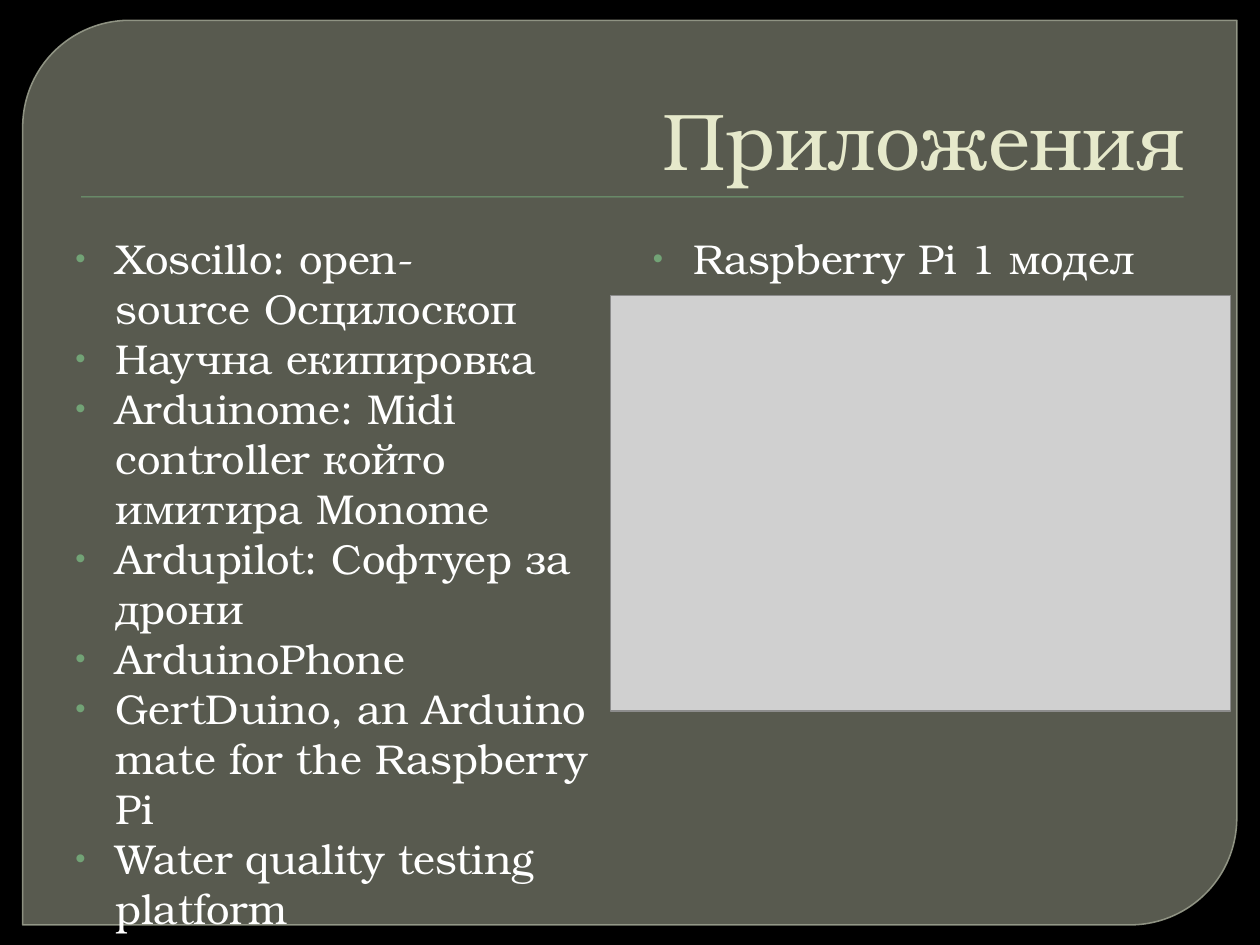
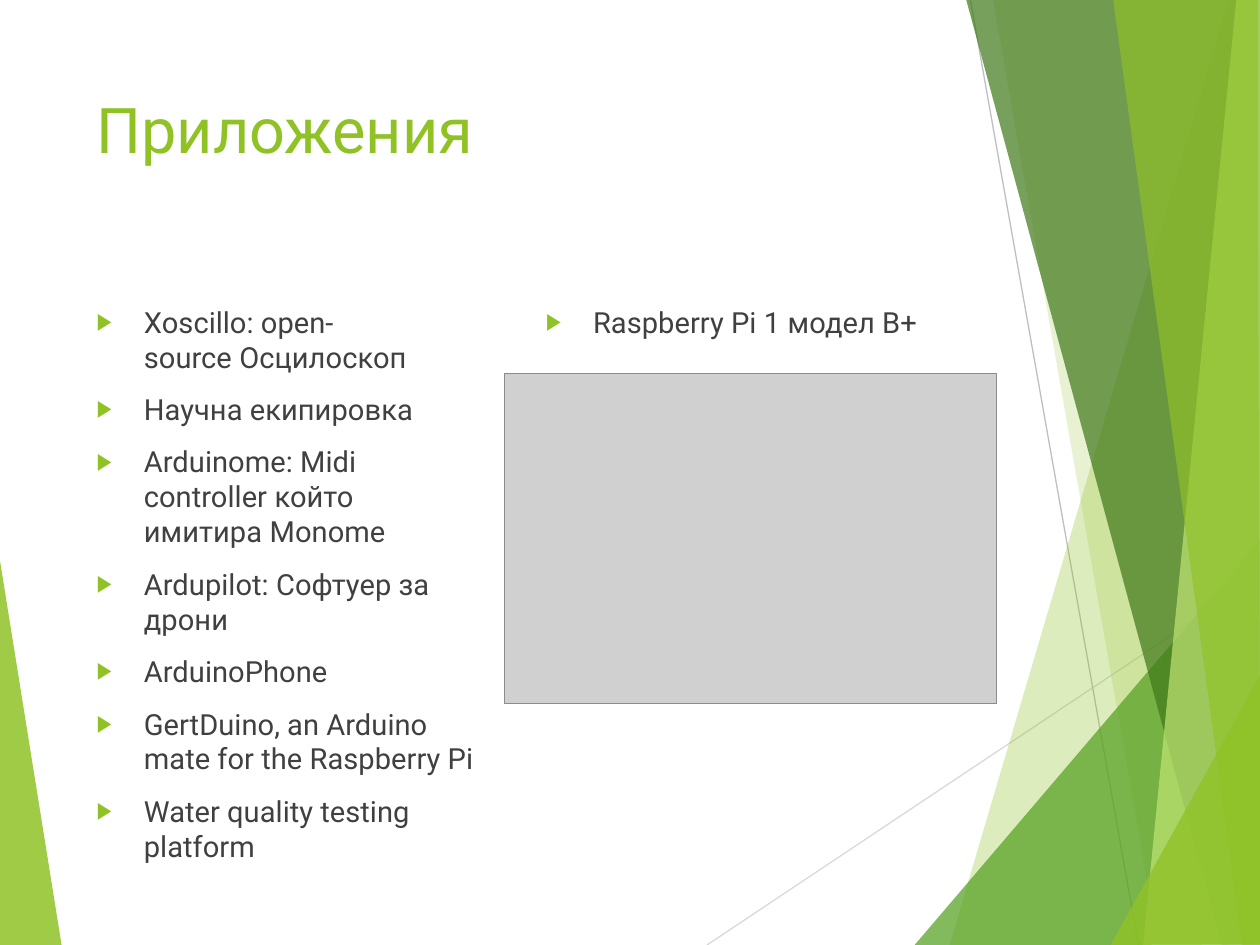
Before and after one commit to IvanovvAlex/School-Education, a slide deck: slide 9 of EmbeddedSystems/Arduino.pptx. Drawn at 1260x945 pixels with LibreOffice and Linux fonts; fonts in the diff are those of the drawing; grey boxes stand for pictures; background and template pictures are left out. Boxes give left, top, right and bottom in pixels: in the first picture for what was removed or moved away, otherwise in the second. Text is boxed around its words. In the diff, an @@ line names an element or a change of style, - is before the commit and + after.

```diff
--- a/EmbeddedSystems/Arduino.pptx
+++ b/EmbeddedSystems/Arduino.pptx
@@ background picture (left out) to #FFFFFF @@
@@ round diag rect removed at bbox=[23, 20, 1237, 925] @@
@@ title "Приложения": place and size @@
-title "Приложения" at bbox=[662, 115, 1184, 189]
+title "Приложения" at bbox=[97, 108, 474, 166]
@@ title "Приложения" at bbox=[97, 108, 474, 166]: size 46 to 36 pt, font TeX Gyre Bonum to Roboto, text colour #E7EACB to #90C226; alignment right to left; indent changed; vertical alignment bottom to top @@
@@ rectangle removed at bbox=[81, 197, 1183, 198] @@
@@ text "Xoscillo: open-source Осцилоскоп": place and size @@
-text "Xoscillo: open-source Осцилоскоп" at bbox=[116, 244, 588, 935]
+text "Xoscillo: open-source Осцилоскоп" at bbox=[144, 311, 473, 828]
@@ text "Xoscillo: open-source Осцилоскоп" at bbox=[144, 311, 473, 828]: size 23.8 to 16.6 pt, font TeX Gyre Bonum to Roboto, text colour #FFFFFF to #404040; bullet • to ▶; more space between paragraphs; bullet colour #72A376 to #90C226 @@
@@ text "Raspberry Pi 1 модел B+" at bbox=[593, 311, 917, 339]: size 23.8 to 16.6 pt, font TeX Gyre Bonum to Roboto, text colour #FFFFFF to #404040; bullet • to ▶; more space between paragraphs; bullet colour #72A376 to #90C226 @@
@@ text "Raspberry Pi 1 модел B+": place and size @@
-text "Raspberry Pi 1 модел B+" at bbox=[693, 244, 1134, 296]
+text "Raspberry Pi 1 модел B+" at bbox=[593, 311, 917, 339]
@@ picture: place and size @@
-picture at bbox=[610, 295, 1230, 711]
+picture at bbox=[504, 373, 997, 703]
@@ group added at bbox=[0, 0, 1260, 945]: 8 freeform shapes, 2 lines @@
```
Also in this commit, not shown: 9 other slides changed, 1 slide added, 1 slide removed.
